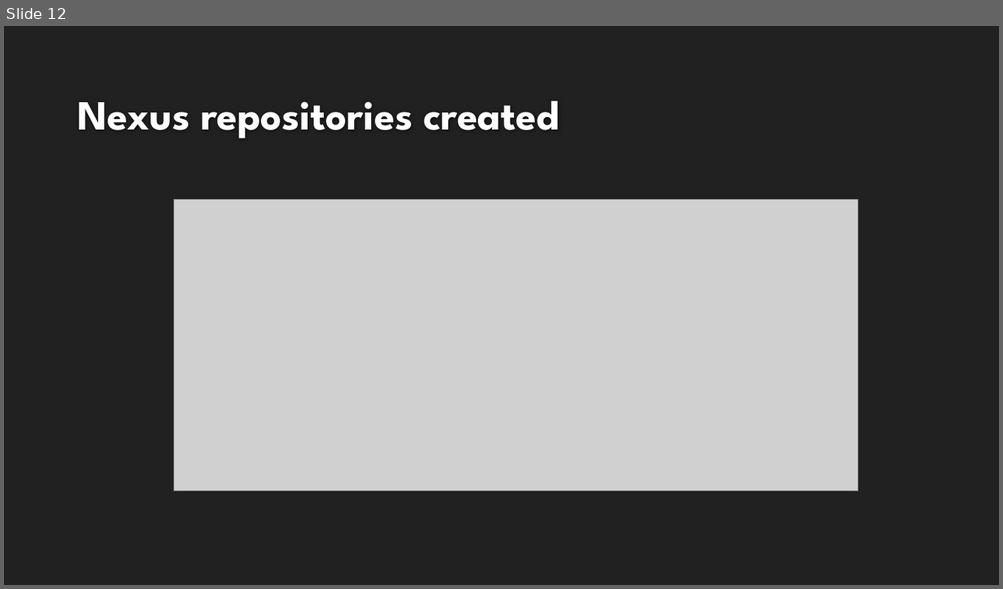
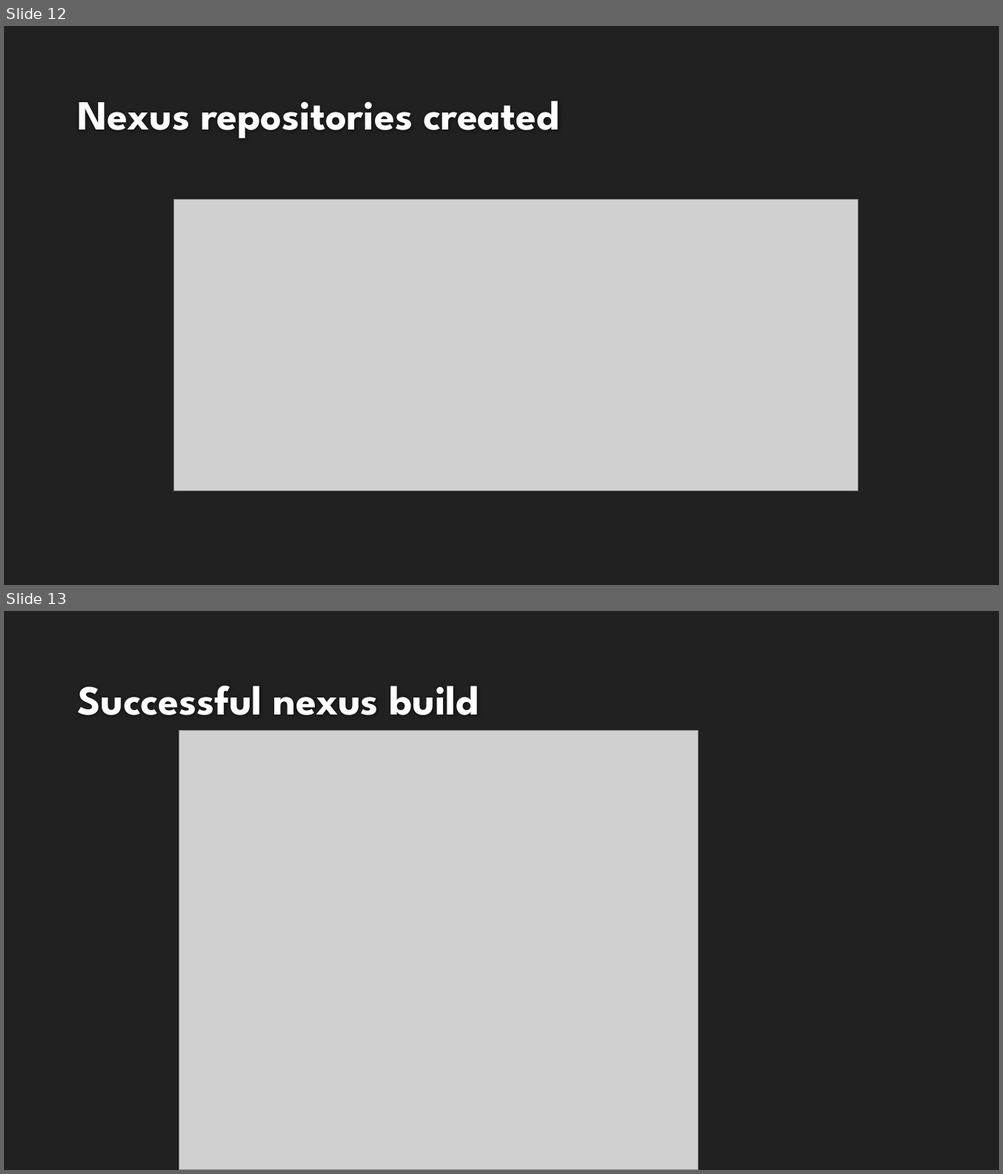
Before and after one commit to GeorgeT94/DevOpsJava, a slide deck: DevOps.pptx. Shown one above the other, each under a label of ours: slide 12 before the commit, slides 12 and 13 after it. The pictures are 1003x589 and 1003x1174 pixels, drawn with LibreOffice and Linux fonts; fonts in the diff are those of the drawing; grey boxes stand for pictures; background and template pictures are left out. Boxes give left, top, right and bottom in pixels: in the first picture for what was removed or moved away, otherwise in the second. Text is boxed around its words. In the diff, an @@ line names an element or a change of style, - is before the commit and + after.

Commit message:
add to powerpoint

```diff
--- a/DevOps.pptx
+++ b/DevOps.pptx
@@ slide 13 added at bbox=[4, 611, 999, 1170], background #212121 @@
@@ title added at bbox=[77, 686, 479, 715], 40 pt, text #FEFEFE, bold @@
+Successful nexus build
@@ picture added at bbox=[179, 730, 699, 1170] @@
```
